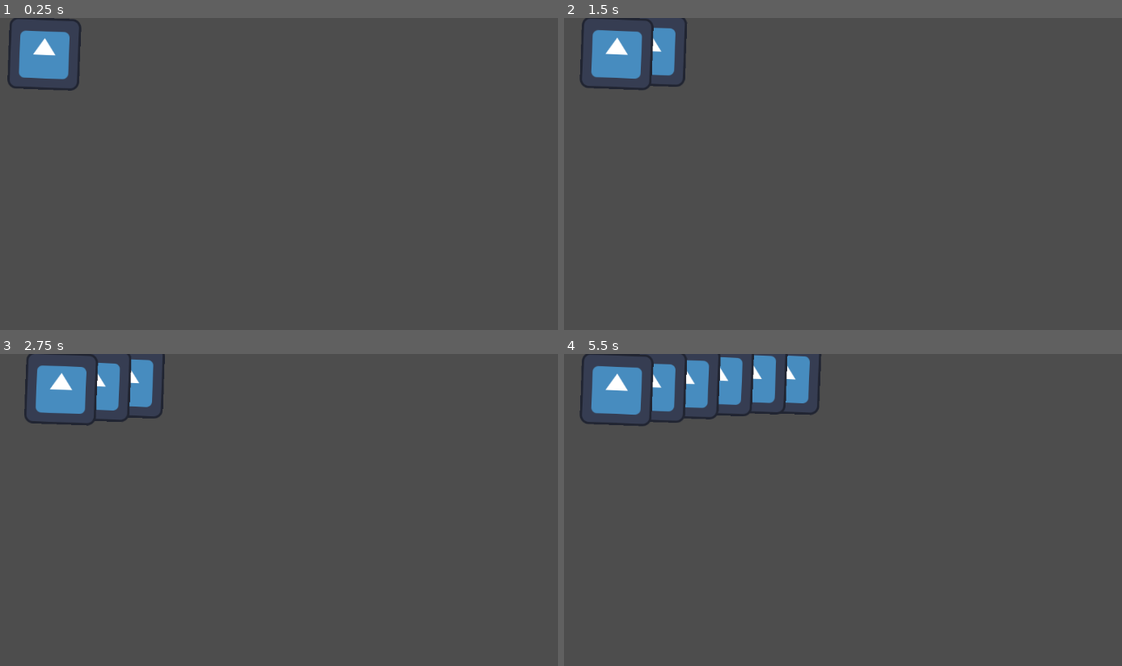
Above: before the commit, frames 1-4 (two rows, left to right).
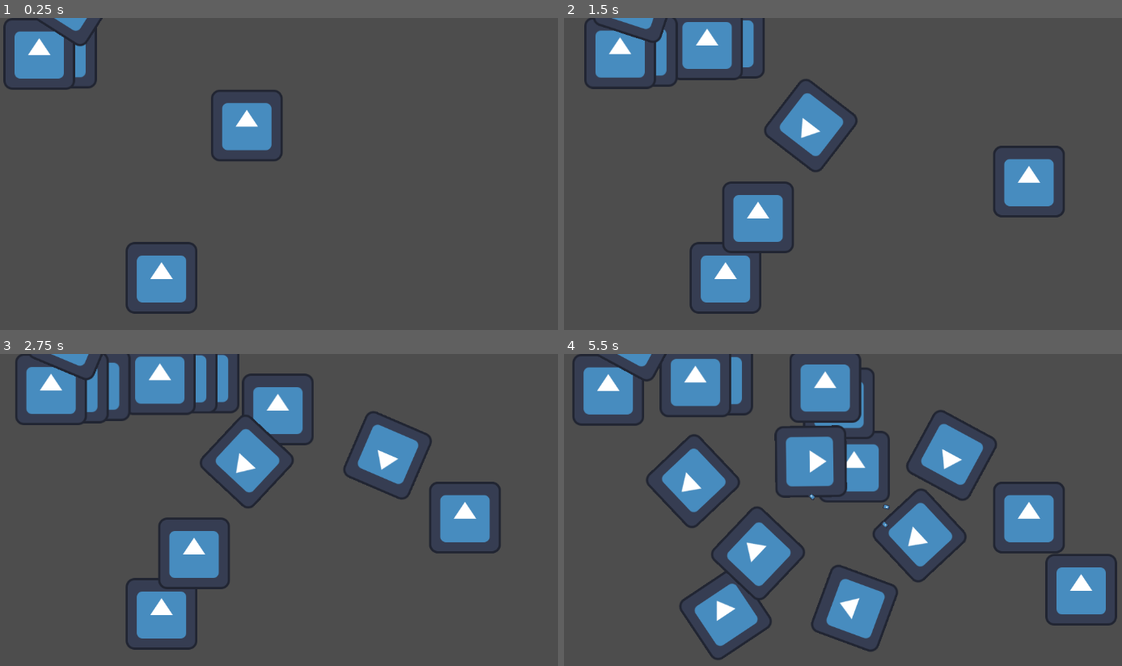
Above: after the commit, the same moments.

Repository: wickidie/SpinTD
Game: Godot game, scene res://cricle_map.tscn
Same seed, same stepped clock (60 frames per second), same inputs: the game is played once before the commit and once after it. The engine's default icon, where the game draws it, is replaced by a stand-in: a white triangle on a blue panel in a dark square.
Inputs (mouse positions are in pixels of both pictures, inside the frame that each line leads up to):
- Up to frame 1 (0.25 s): no input
- Up to frame 2 (1.5 s): tap Enter at 0.5 s; move the mouse to (1027, 180) at 0.52 s; hold 1 (1, bound only after the commit) 0.53-1.28 s; move the mouse to (759, 217) at 1.27 s; tap 1 (1, bound only after the commit) at 1.35 s
- Up to frame 3 (2.75 s): move the mouse to (385, 456) at 2.02 s; hold 1 (1, bound only after the commit) from 2.03 s (still down)
- Up to frame 4 (5.5 s): move the mouse to (854, 606) at 2.77 s; release 1 (1, bound only after the commit) at 2.78 s; tap 1 (1, bound only after the commit) at 2.85, 4.35 s; move the mouse to (1082, 591) at 3.52 s; hold 1 (1, bound only after the commit) 3.53-4.28 s; move the mouse to (692, 481) at 4.27 s; move the mouse to (921, 534) at 5.02 s; hold 1 (1, bound only after the commit) from 5.03 s (still down)

The runs differ from the first frame. In frame 1, 4.7% of the frame differs, in the area x 0-51%, y 0-95%; in frame 2, 10%; in frame 3, 14%; in frame 4, 23%, in the area x 1-100%, y 0-99%.

Commit message:
tower & building

Diff:
--- a/cricle_map.gd
+++ b/cricle_map.gd
@@ -8,9 +8,9 @@
 
 # Called when the node enters the scene tree for the first time.
 func _ready():
-	for i in range(10):
+	for i in range(200):
 		spawn_unit()
-		await get_tree().create_timer(1).timeout
+		await get_tree().create_timer(0.2).timeout
 	pass
 
 func _process(delta):
--- a/cricle_map.tscn
+++ b/cricle_map.tscn
@@ -1,6 +1,8 @@
-[gd_scene load_steps=3 format=3 uid="uid://ghrc36g4j2by"]
+[gd_scene load_steps=5 format=3 uid="uid://ghrc36g4j2by"]
 
 [ext_resource type="Script" path="res://cricle_map.gd" id="1_wa886"]
+[ext_resource type="PackedScene" uid="uid://dnoc8l6gk82ee" path="res://player/player.tscn" id="2_g4qoe"]
+[ext_resource type="PackedScene" uid="uid://gah0tyr0hid2" path="res://tower/test_tower.tscn" id="2_uq53e"]
 
 [sub_resource type="Curve2D" id="Curve2D_uvndy"]
 _data = {
@@ -11,6 +13,20 @@
 [node name="CricleMap" type="Node2D"]
 script = ExtResource("1_wa886")
 
+[node name="Player" parent="." instance=ExtResource("2_g4qoe")]
+
 [node name="MapPath" type="Path2D" parent="."]
 position = Vector2(232, 264)
 curve = SubResource("Curve2D_uvndy")
+
+[node name="TestTower" parent="." instance=ExtResource("2_uq53e")]
+position = Vector2(128, -32)
+
+[node name="TestTower2" parent="." instance=ExtResource("2_uq53e")]
+position = Vector2(288, 464)
+
+[node name="TestTower3" parent="." instance=ExtResource("2_uq53e")]
+position = Vector2(440, 192)
+
+[node name="TestTower4" parent="." instance=ExtResource("2_uq53e")]
+position = Vector2(-96, 296)
--- a/enemy/test_enemy.gd
+++ b/enemy/test_enemy.gd
@@ -1,12 +1,12 @@
 extends PathFollow2D
 
-@export var speed: float = 1
+@export var speed: float = 3
 
 func _ready():
 	loop = false
 	rotates = false
+	rotation = 0
 	pass # Replace with function body.
-
 
 func _process(delta):
 	move_unit()
@@ -14,8 +14,15 @@
 
 func move_unit():
 	progress += speed
+	#static_body_2d.position = global_position
 	if (progress_ratio == 1):
-		print(self, " -- ASD")
+		print(self, " Finish")
 		queue_free()
 		return
 	pass
+
+func _on_hitbox_area_entered(area: Area2D) -> void:
+	if (area.is_in_group("TowerProjectile")):
+		print(self, " Dead")
+		queue_free()
+	pass # Replace with function body.
--- a/enemy/test_enemy.tscn
+++ b/enemy/test_enemy.tscn
@@ -1,10 +1,20 @@
-[gd_scene load_steps=3 format=3 uid="uid://yydh2e0e7bdo"]
+[gd_scene load_steps=4 format=3 uid="uid://yydh2e0e7bdo"]
 
 [ext_resource type="Texture2D" uid="uid://bsr6j0m6a1m2g" path="res://icon.svg" id="1_2mglc"]
 [ext_resource type="Script" path="res://enemy/test_enemy.gd" id="1_yai5s"]
 
+[sub_resource type="RectangleShape2D" id="RectangleShape2D_ck67w"]
+size = Vector2(128, 128)
+
 [node name="TestEnemy" type="PathFollow2D"]
 script = ExtResource("1_yai5s")
 
+[node name="Hitbox" type="Area2D" parent="." groups=["Enemy"]]
+
+[node name="CollisionShape2D" type="CollisionShape2D" parent="Hitbox"]
+shape = SubResource("RectangleShape2D_ck67w")
+
 [node name="Sprite2D" type="Sprite2D" parent="."]
 texture = ExtResource("1_2mglc")
+
+[connection signal="area_entered" from="Hitbox" to="." method="_on_hitbox_area_entered"]
--- /dev/null
+++ b/player/player.gd
@@ -0,0 +1,16 @@
+extends Node2D
+
+@onready var TEST_TOWER = preload("res://tower/test_tower.tscn")
+
+signal building_prepared
+
+func build():
+	var building = TEST_TOWER.instantiate()
+	get_parent().add_child(building)
+	building.position = get_global_mouse_position()
+
+func _unhandled_key_input(event: InputEvent) -> void:
+	if (Input.is_action_pressed("1")):
+		print("1")
+		build()
+	pass
--- /dev/null
+++ b/player/player.tscn
@@ -0,0 +1,6 @@
+[gd_scene load_steps=2 format=3 uid="uid://dnoc8l6gk82ee"]
+
+[ext_resource type="Script" path="res://player/player.gd" id="1_tqoa7"]
+
+[node name="Player" type="Node2D"]
+script = ExtResource("1_tqoa7")
--- a/project.godot
+++ b/project.godot
@@ -14,3 +14,56 @@
 run/main_scene="res://cricle_map.tscn"
 config/features=PackedStringArray("4.2", "Forward Plus")
 config/icon="res://icon.svg"
+
+[input]
+
+move_up={
+"deadzone": 0.5,
+"events": [Object(InputEventKey,"resource_local_to_scene":false,"resource_name":"","device":-1,"window_id":0,"alt_pressed":false,"shift_pressed":false,"ctrl_pressed":false,"meta_pressed":false,"pressed":false,"keycode":0,"physical_keycode":87,"key_label":0,"unicode":119,"echo":false,"script":null)
+]
+}
+move_down={
+"deadzone": 0.5,
+"events": [Object(InputEventKey,"resource_local_to_scene":false,"resource_name":"","device":-1,"window_id":0,"alt_pressed":false,"shift_pressed":false,"ctrl_pressed":false,"meta_pressed":false,"pressed":false,"keycode":0,"physical_keycode":83,"key_label":0,"unicode":115,"echo":false,"script":null)
+]
+}
+move_left={
+"deadzone": 0.5,
+"events": [Object(InputEventKey,"resource_local_to_scene":false,"resource_name":"","device":-1,"window_id":0,"alt_pressed":false,"shift_pressed":false,"ctrl_pressed":false,"meta_pressed":false,"pressed":false,"keycode":0,"physical_keycode":65,"key_label":0,"unicode":97,"echo":false,"script":null)
+]
+}
+move_right={
+"deadzone": 0.5,
+"events": [Object(InputEventKey,"resource_local_to_scene":false,"resource_name":"","device":-1,"window_id":0,"alt_pressed":false,"shift_pressed":false,"ctrl_pressed":false,"meta_pressed":false,"pressed":false,"keycode":0,"physical_keycode":68,"key_label":0,"unicode":100,"echo":false,"script":null)
+]
+}
+mwheel_click={
+"deadzone": 0.5,
+"events": [Object(InputEventMouseButton,"resource_local_to_scene":false,"resource_name":"","device":-1,"window_id":0,"alt_pressed":false,"shift_pressed":false,"ctrl_pressed":false,"meta_pressed":false,"button_mask":0,"position":Vector2(0, 0),"global_position":Vector2(0, 0),"factor":1.0,"button_index":3,"canceled":false,"pressed":false,"double_click":false,"script":null)
+]
+}
+mwheel_up={
+"deadzone": 0.5,
+"events": [Object(InputEventMouseButton,"resource_local_to_scene":false,"resource_name":"","device":-1,"window_id":0,"alt_pressed":false,"shift_pressed":false,"ctrl_pressed":false,"meta_pressed":false,"button_mask":0,"position":Vector2(0, 0),"global_position":Vector2(0, 0),"factor":1.0,"button_index":4,"canceled":false,"pressed":false,"double_click":false,"script":null)
+]
+}
+mwheel_down={
+"deadzone": 0.5,
+"events": [Object(InputEventMouseButton,"resource_local_to_scene":false,"resource_name":"","device":-1,"window_id":0,"alt_pressed":false,"shift_pressed":false,"ctrl_pressed":false,"meta_pressed":false,"button_mask":0,"position":Vector2(0, 0),"global_position":Vector2(0, 0),"factor":1.0,"button_index":5,"canceled":false,"pressed":false,"double_click":false,"script":null)
+]
+}
+1={
+"deadzone": 0.5,
+"events": [Object(InputEventKey,"resource_local_to_scene":false,"resource_name":"","device":-1,"window_id":0,"alt_pressed":false,"shift_pressed":false,"ctrl_pressed":false,"meta_pressed":false,"pressed":false,"keycode":0,"physical_keycode":49,"key_label":0,"unicode":49,"echo":false,"script":null)
+]
+}
+LMB={
+"deadzone": 0.5,
+"events": [Object(InputEventMouseButton,"resource_local_to_scene":false,"resource_name":"","device":-1,"window_id":0,"alt_pressed":false,"shift_pressed":false,"ctrl_pressed":false,"meta_pressed":false,"button_mask":0,"position":Vector2(0, 0),"global_position":Vector2(0, 0),"factor":1.0,"button_index":1,"canceled":false,"pressed":false,"double_click":false,"script":null)
+]
+}
+RMB={
+"deadzone": 0.5,
+"events": [Object(InputEventMouseButton,"resource_local_to_scene":false,"resource_name":"","device":-1,"window_id":0,"alt_pressed":false,"shift_pressed":false,"ctrl_pressed":false,"meta_pressed":false,"button_mask":0,"position":Vector2(0, 0),"global_position":Vector2(0, 0),"factor":1.0,"button_index":2,"canceled":false,"pressed":false,"double_click":false,"script":null)
+]
+}
--- /dev/null
+++ b/tower/test_projectile.gd
@@ -0,0 +1,26 @@
+extends CharacterBody2D
+
+@onready var timer: Timer = $Timer
+var speed: float = 100
+var target: Vector2
+
+func _ready() -> void:
+	timer.wait_time = 1
+	timer.start()
+
+func _physics_process(delta: float) -> void:
+	move_to_target()
+
+func move_to_target():
+	velocity = target.normalized() * speed
+	move_and_slide()
+	pass
+
+func _on_area_2d_area_entered(area: Area2D) -> void:
+	if (area.is_in_group("Enemy")):
+		queue_free()
+	pass # Replace with function body.
+
+func _on_timer_timeout() -> void:
+	queue_free()
+	pass # Replace with function body.
--- /dev/null
+++ b/tower/test_projectile.tscn
@@ -0,0 +1,24 @@
+[gd_scene load_steps=4 format=3 uid="uid://sd7jjnlo1huc"]
+
+[ext_resource type="Texture2D" uid="uid://bsr6j0m6a1m2g" path="res://icon.svg" id="1_p6lqy"]
+[ext_resource type="Script" path="res://tower/test_projectile.gd" id="1_s8w0x"]
+
+[sub_resource type="RectangleShape2D" id="RectangleShape2D_aos1u"]
+size = Vector2(8, 12)
+
+[node name="TestProjectile" type="CharacterBody2D"]
+script = ExtResource("1_s8w0x")
+
+[node name="Sprite2D" type="Sprite2D" parent="."]
+scale = Vector2(0.0625, 0.09375)
+texture = ExtResource("1_p6lqy")
+
+[node name="Area2D" type="Area2D" parent="." groups=["TowerProjectile"]]
+
+[node name="CollisionShape2D" type="CollisionShape2D" parent="Area2D"]
+shape = SubResource("RectangleShape2D_aos1u")
+
+[node name="Timer" type="Timer" parent="."]
+
+[connection signal="area_entered" from="Area2D" to="." method="_on_area_2d_area_entered"]
+[connection signal="timeout" from="Timer" to="." method="_on_timer_timeout"]
--- /dev/null
+++ b/tower/test_tower.gd
@@ -0,0 +1,68 @@
+extends Node2D
+
+signal enemy_spotted(enemy)
+
+@onready var TEST_PROJECTILE = preload("res://tower/test_projectile.tscn")
+@onready var marker_2d: Marker2D = $Marker2D
+@onready var timer: Timer = $Timer
+
+var attack_speed: float = 1
+var can_shoot: bool = false
+var target_list: Array
+var target_list_progress: Array
+var target: Node2D
+var target_index: Node2D
+var target_first: Node2D
+var target_index_progress: float
+var target_first_progress: float
+
+func _ready():
+	target = self
+	timer.wait_time = attack_speed
+	timer.start()
+
+func _physics_process(delta: float) -> void:
+	set_target()
+
+func set_target():
+	if (target_list.size() != 0):
+		#target_list_progress = []
+		#for enemy in target_list:
+			#target_list_progress.append(enemy.progress)
+		#target_first_progress = target_list_progress.max()
+		#target_first = target_list[target_list.find(target_first_progress)]
+		#target = target_first
+		target = target_list[target_list.size() - 1]
+		turn()
+		if (can_shoot):
+			print(target_first_progress)
+			print(target_list.find(target_first_progress))
+			shoot()
+	elif (target == null):
+		target = self
+
+func turn():
+	look_at(target.global_position)
+	#look_at(get_global_mouse_position())
+
+func shoot():
+	var bullet = TEST_PROJECTILE.instantiate()
+	get_parent().add_child(bullet)
+	bullet.position = marker_2d.global_position
+	bullet.look_at(target.global_position)
+	bullet.target = target.global_position - global_position
+	can_shoot = false
+
+func _on_timer_timeout() -> void:
+	can_shoot = true
+	pass # Replace with function body.
+
+func _on_range_area_entered(area: Area2D) -> void:
+	target_list.append(area.get_parent())
+
+	pass # Replace with function body.
+
+
+func _on_range_area_exited(area: Area2D) -> void:
+	target_list.erase(area.get_parent())
+	pass # Replace with function body.
--- /dev/null
+++ b/tower/test_tower.tscn
@@ -0,0 +1,33 @@
+[gd_scene load_steps=4 format=3 uid="uid://gah0tyr0hid2"]
+
+[ext_resource type="Script" path="res://tower/test_tower.gd" id="1_7vwvv"]
+[ext_resource type="Texture2D" uid="uid://bsr6j0m6a1m2g" path="res://icon.svg" id="1_t3duc"]
+
+[sub_resource type="CircleShape2D" id="CircleShape2D_ibm4v"]
+radius = 192.167
+
+[node name="TestTower" type="Node2D"]
+script = ExtResource("1_7vwvv")
+
+[node name="Sprite2D" type="Sprite2D" parent="."]
+texture = ExtResource("1_t3duc")
+
+[node name="Range" type="Area2D" parent="."]
+monitorable = false
+priority = 2
+
+[node name="CollisionShape2D" type="CollisionShape2D" parent="Range"]
+rotation = -0.000330579
+shape = SubResource("CircleShape2D_ibm4v")
+
+[node name="RayCast2D" type="RayCast2D" parent="."]
+target_position = Vector2(128, 0)
+
+[node name="Marker2D" type="Marker2D" parent="."]
+position = Vector2(128, 0)
+
+[node name="Timer" type="Timer" parent="."]
+
+[connection signal="area_entered" from="Range" to="." method="_on_range_area_entered"]
+[connection signal="area_exited" from="Range" to="." method="_on_range_area_exited"]
+[connection signal="timeout" from="Timer" to="." method="_on_timer_timeout"]
